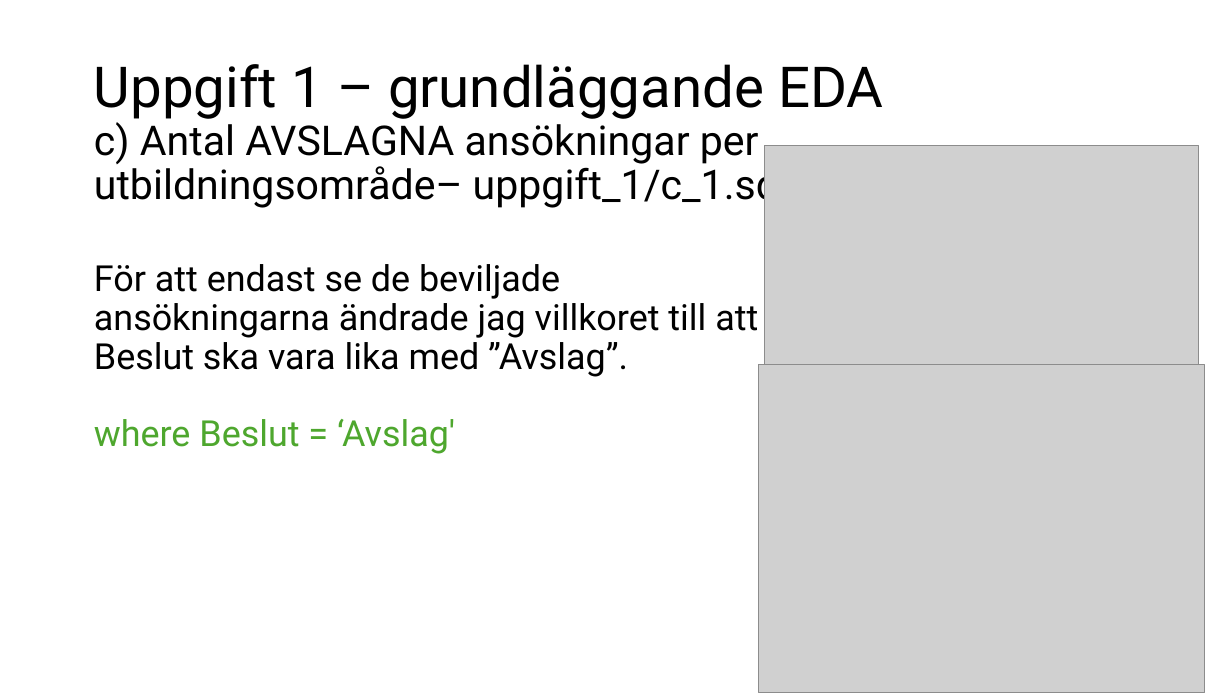
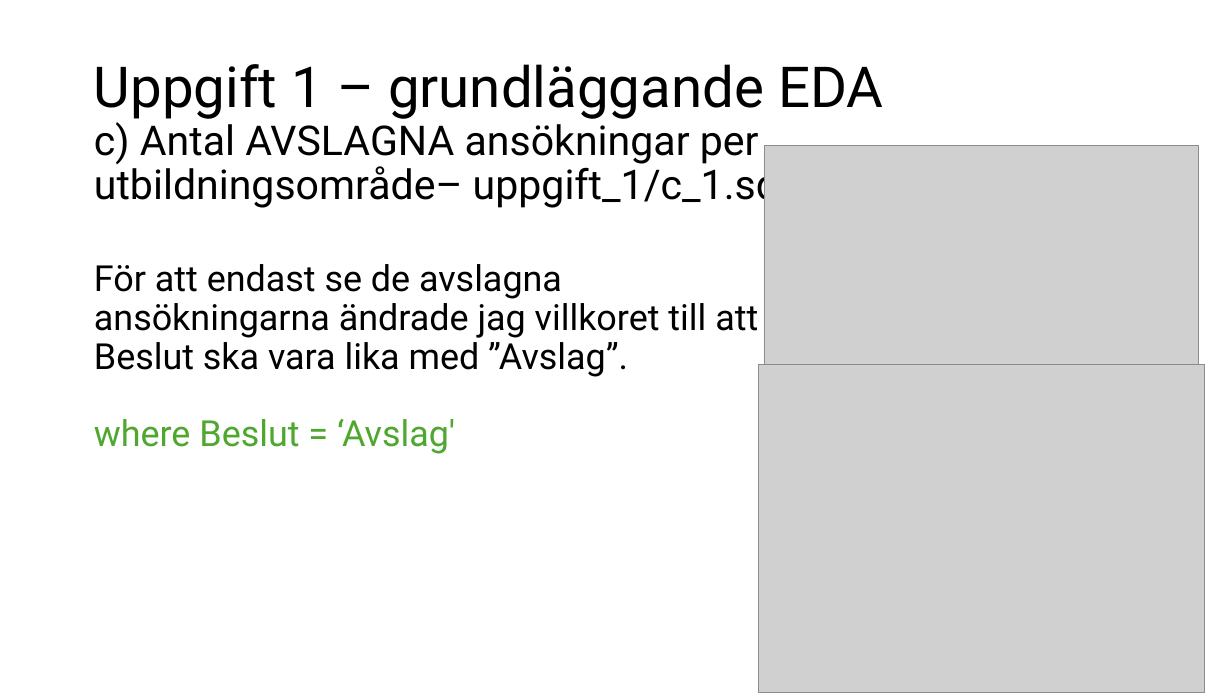
Before and after one commit to dosselicious/the_skool_jens_dossel, a slide deck: slide 5 of The Skool - Jens Dossel.pptx. Drawn at 1232x693 pixels with LibreOffice and Linux fonts; fonts in the diff are those of the drawing; grey boxes stand for pictures. Boxes give left, top, right and bottom in pixels: in the first picture for what was removed or moved away, otherwise in the second. Text is boxed around its words. In the diff, an @@ line names an element or a change of style, - is before the commit and + after.

```diff
--- a/The Skool - Jens Dossel.pptx
+++ b/The Skool - Jens Dossel.pptx
@@ text at (x1=94, y1=264, x2=758, y2=454): text changed @@
-För att endast se de beviljade ansökningarna ändrade jag villkoret till att Beslut ska vara lika med ”Avslag”.
-where Beslut = ‘Avslag'
+För att endast se de avslagna ansökningarna ändrade jag villkoret till att Beslut ska vara lika med ”Avslag”.
+where Beslut = ‘Avslag'
```
Also in this commit, not shown: 4 other slides changed, 1 other file.
